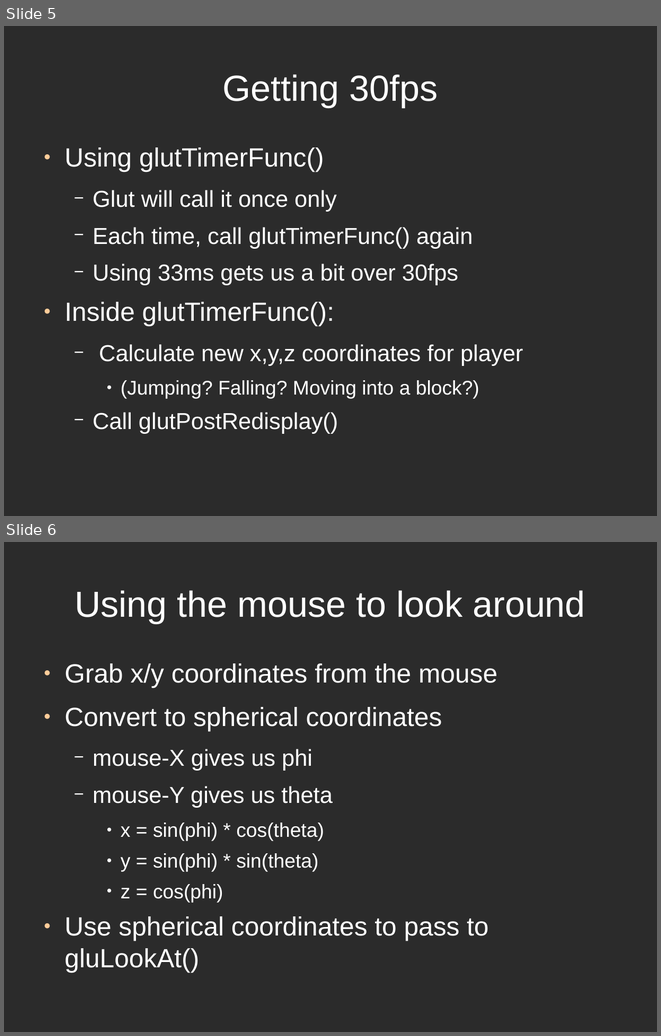
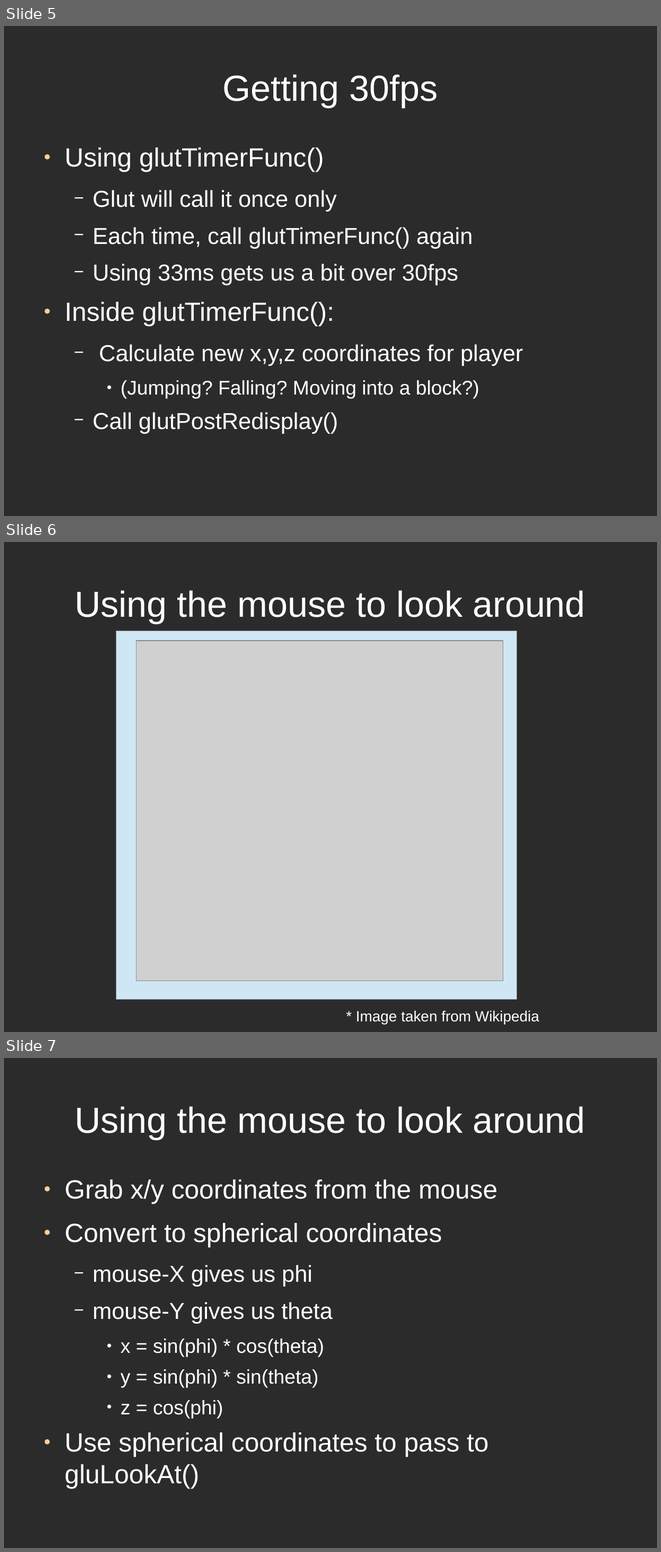
Before and after one commit to mjmusante/CS532, a slide deck: MusanteMark-CS532-Project.odp. Shown one above the other, each under a label of ours: slides 5 and 6 before the commit, slides 5, 6 and 7 after it. The pictures are 661x1036 and 661x1552 pixels, drawn with LibreOffice and Linux fonts; fonts in the diff are those of the drawing; grey boxes stand for pictures; background and template pictures are left out; a plain dark background stands for a picture behind light text. Boxes give left, top, right and bottom in pixels: in the first picture for what was removed or moved away, otherwise in the second. Text is boxed around its words. In the diff, an @@ line names an element or a change of style, - is before the commit and + after.

```diff
--- a/MusanteMark-CS532-Project.odp
+++ b/MusanteMark-CS532-Project.odp
@@ slide 6 added at box(4, 542, 657, 1032), background picture (left out) @@
@@ title added at box(74, 590, 585, 623), 44 pt, text #FFFFFF @@
+Using the mouse to look around
@@ rectangle added at box(116, 631, 517, 999), fill #CFE7F5, outline #808080 0 pt @@
@@ picture added at box(136, 641, 503, 980) @@
@@ text added at box(356, 1010, 539, 1024), 18 pt, text #FFFFFF @@
+* Image taken from Wikipedia
@@ what was slide 6 is now slide 7 @@
```
Also in this commit, not shown: 3 slides changed, 1 other slide added, 1 other file.
